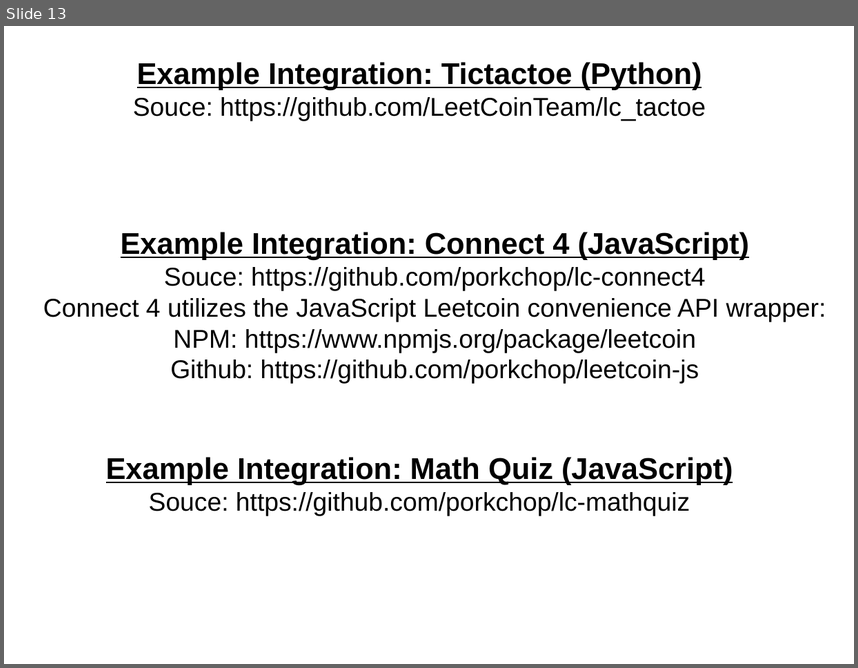
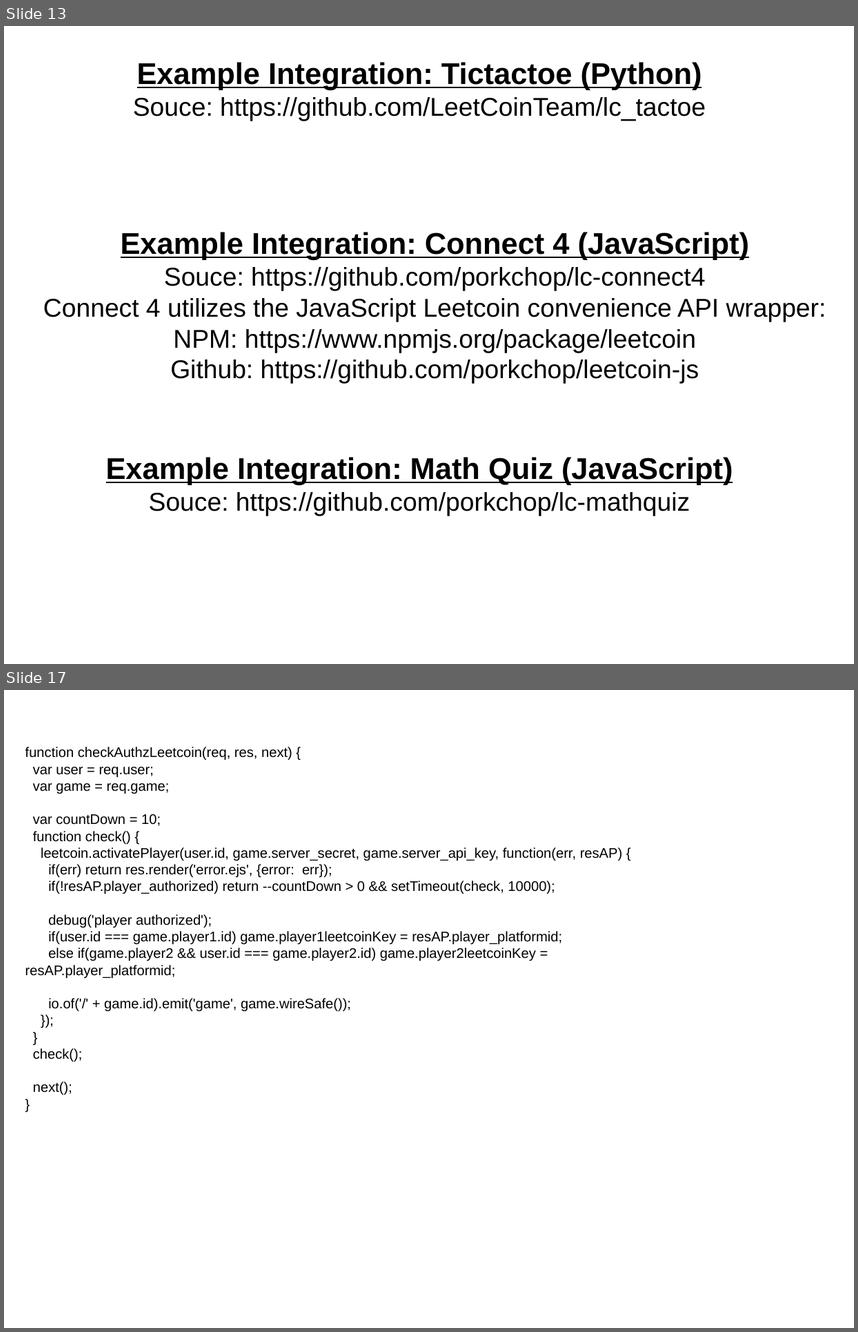
Before and after one commit to porkchop/leetcoin-api-slides, a slide deck: leetcoin-api.odp. Shown one above the other, each under a label of ours: slide 13 before the commit, slides 13 and 17 after it; the slides between them are not shown. The pictures are 858x668 and 858x1332 pixels, drawn with LibreOffice and Linux fonts; fonts in the diff are those of the drawing. Boxes give left, top, right and bottom in pixels: in the first picture for what was removed or moved away, otherwise in the second. Text is boxed around its words. In the diff, an @@ line names an element or a change of style, - is before the commit and + after.

```diff
--- a/leetcoin-api.odp
+++ b/leetcoin-api.odp
@@ slide 17 added at [4, 690, 854, 1328], background #FFFFFF @@
@@ text added at [25, 747, 623, 1095], 13 pt, text #000000 @@
+function checkAuthzLeetcoin(req, res, next) {
+var user = req.user;
+var game = req.game;
+var countDown = 10;
+function check() {
+leetcoin.activatePlayer(user.id, game.server_secret, game.server_api_key, function(err, resAP) {
+if(err) return res.render('error.ejs', {error: err});
+if(!resAP.player_authorized) return --countDown > 0 && setTimeout(check, 10000);
+debug('player authorized');
+if(user.id === game.player1.id) game.player1leetcoinKey = resAP.player_platformid;
+else if(game.player2 && user.id === game.player2.id) game.player2leetcoinKey = resAP.player_platformid;
+io.of('/' + game.id).emit('game', game.wireSafe());
+});
+}
+check();
+next();
+}
```
Also in this commit, not shown: 1 slide changed, 4 other slides added.
